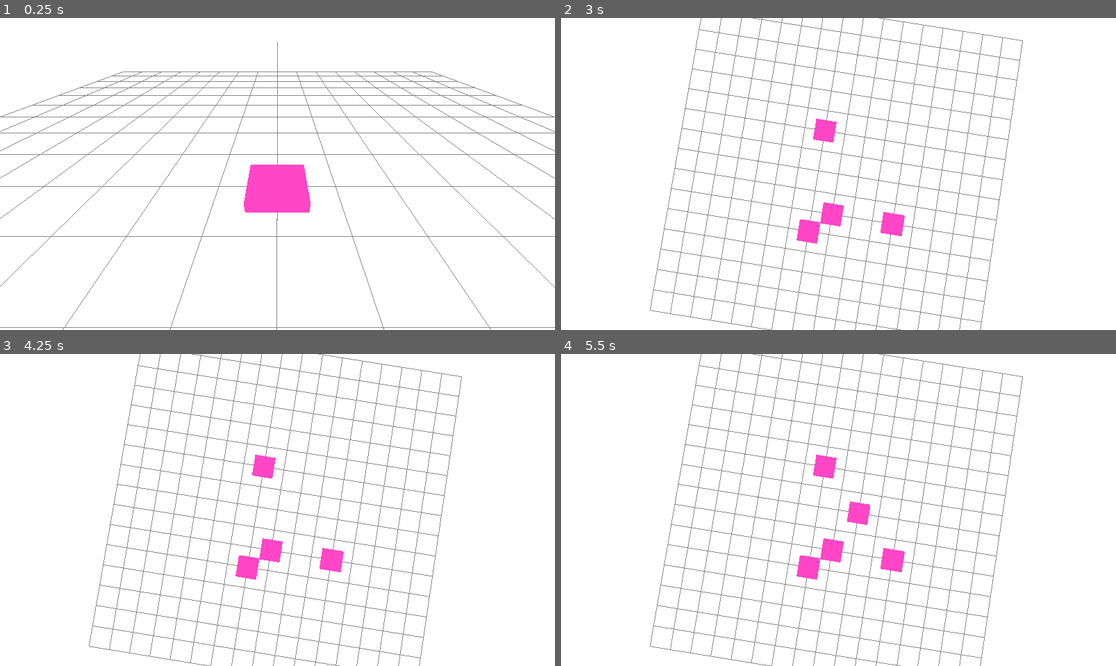
Above: before the commit, frames 1-4 (two rows, left to right).
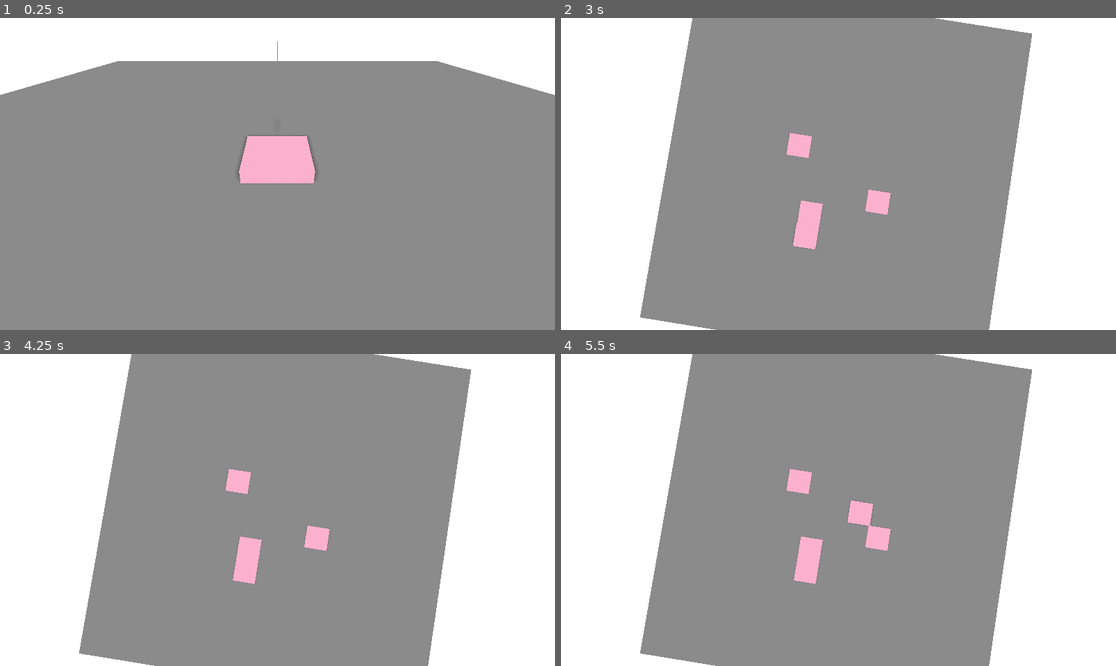
Above: after the commit, the same moments.

Repository: kotofeyy/cozy_lego_game
Game: Godot game, scene res://scenes/main.tscn
Same seed, same stepped clock (60 frames per second), same inputs: the game is played once before the commit and once after it.
Inputs (mouse positions are in pixels of both pictures, inside the frame that each line leads up to):
- Up to frame 1 (0.25 s): no input
- Up to frame 2 (3 s): tap Enter at 0.5, 2 s; move the mouse to (960, 158) at 0.52 s; press the mouse at (960, 158) at 0.53 s; tap Space at 1.25, 2.75 s; move the mouse to (727, 189) at 1.27 s; release the mouse at (727, 189) at 1.28 s; click (727, 189) at 1.35 s; move the mouse to (894, 105) at 2.02 s; hold Middle mouse button (mouse_middle_action) 2.03-2.78 s; click (894, 105) at 2.3 s; move the mouse to (810, 236) at 2.77 s; click (810, 236) at 2.85 s
- Up to frame 3 (4.25 s): tap Enter at 3.5 s; move the mouse to (444, 556) at 3.52 s; press the mouse at (444, 556) at 3.53 s
- Up to frame 4 (5.5 s): tap Space at 4.25 s; move the mouse to (672, 463) at 4.27 s; release the mouse at (672, 463) at 4.28 s; tap Middle mouse button (mouse_middle_action) at 4.35 s; click (672, 463) at 4.55 s; move the mouse to (866, 510) at 5.02 s; press the mouse at (866, 510) at 5.03 s

The runs differ from the first frame. In frame 1, 80% of the frame differs, in the area x 0-100%, y 13-100%; in frame 2, 58%; in frame 3, 58%; in frame 4, 58%.
Error after the commit: Invalid call. Nonexistent function 'has' in base 'Nil'. (res://code/installation_of_blocks.gd:28)

Commit message:
теперь плитка и кубы примагничиваются к полу. Нельзя ставить плитку на плитку

Diff:
--- a/code/installation_of_blocks.gd
+++ b/code/installation_of_blocks.gd
@@ -1,10 +1,10 @@
 extends Node3D
 
+@onready var tiles: StaticBody3D = $Tiles
 
 var build_delay = 0.11  # Пауза между блоками в секундах
 var build_timer = 0.0   # Текущий отсчет
 
-@onready var tiles: StaticBody3D = $Tiles
 
 
 func _ready() -> void:
@@ -12,10 +12,12 @@
 
 
 func _process(delta: float) -> void:
-	var pos = get_mouse_3d_pos()
+	var info = get_mouse_3d_pos()
+	var pos = info["pos"]
+	var type = info["type"]
+	print("type - ", type)
 	if pos:
-		# Сетка шагом 1.0 (размер куба)
-		tiles.global_position = pos.snapped(Vector3.ONE)
+		tiles.global_position = pos
 		tiles.visible = true
 	else:
 		tiles.visible = false
@@ -23,13 +25,13 @@
 		build_timer -= delta
 
 	if Input.is_action_pressed("mouse_action")and build_timer <= 0:
-		place_block()
-		build_timer = build_delay # Сбрасываем таймер
+		if not type.has("tiles"):
+			place_block()
+			build_timer = build_delay # Сбрасываем таймер
 
 
 func place_block() -> void:
 	var new_cube = tiles.duplicate()
-	new_cube.name = "Tiles"
 	add_child(new_cube)
 
 
@@ -39,7 +41,7 @@
 
 	# Начало и направление луча
 	var from = camera.project_ray_origin(mouse_pos)
-	var to = from + camera.project_ray_normal(mouse_pos) * 2000 # длина луча 1000м
+	var to = from + camera.project_ray_normal(mouse_pos) * 1000 # длина луча 1000м
 
 	# Параметры запроса к физике
 	var space_state = get_world_3d().direct_space_state
@@ -49,29 +51,33 @@
 
 	var result = space_state.intersect_ray(query)
 
-
+	var final_pos
+	var type
 	if result:
-		print("result - ", result.collider.name)
 
 		var hit_pos = result.position
 		var hit_normal = result.normal # Вектор грани (например, Vector3.UP)
 
 		# Высота вашего полублока (замените на реальную, если она не 0.5)
 		var block_height = 1
-		if result.collider.is_in_group("tiles"):
-			print("Это один из моих блоков!")
-			block_height = 0.2
+
+		var collider = result.collider
 
 		# Сдвигаем позицию на половину высоты ВДОЛЬ нормали
 		# Так блок всегда встанет ПОВЕРХ грани, а не внутрь
-		var final_pos = hit_pos + (hit_normal * Vector3.ONE)
+		var block_size = tiles.scale
+		final_pos = hit_pos + (hit_normal * block_size * 0.5)
 
 		# Применяем сетку (snapping)
 		# Если высота 0.5, то и шаг сетки по Y должен быть 0.5
 		final_pos.x = snapped(final_pos.x, 1.0)
 		final_pos.z = snapped(final_pos.z, 1.0)
-		final_pos.y = snapped(final_pos.y, 1.0)
+		final_pos.y = snapped(final_pos.y, block_size.y)
 
 		# Проверка на дубликат через словарь (как обсуждали раньше)
-		return hit_pos
-	return null
+
+		type = collider.get_groups()
+	return {
+		"pos": final_pos,
+		"type": type
+	}
--- a/scenes/installation_of_blocks.tscn
+++ b/scenes/installation_of_blocks.tscn
@@ -2,22 +2,23 @@
 
 [ext_resource type="Script" uid="uid://b470dfphpj4ds" path="res://code/installation_of_blocks.gd" id="1_saun3"]
 
-[sub_resource type="BoxShape3D" id="BoxShape3D_saun3"]
-
 [sub_resource type="BoxMesh" id="BoxMesh_saun3"]
 
 [sub_resource type="StandardMaterial3D" id="StandardMaterial3D_saun3"]
-albedo_color = Color(0.99999994, 0.27456066, 0.7795257, 1)
+albedo_color = Color(0.98490447, 0.6951629, 0.80758876, 1)
+
+[sub_resource type="BoxShape3D" id="BoxShape3D_j8c57"]
 
 [node name="InstallationOfBlocks" type="Node3D" unique_id=377349631]
-transform = Transform3D(1, 0, 0, 0, 0.2, 0, 0, 0, 1, 0, 0, 0)
 script = ExtResource("1_saun3")
 
-[node name="Tiles" type="StaticBody3D" parent="." unique_id=993313721 groups=["tiles"]]
+[node name="Tiles" type="StaticBody3D" parent="." unique_id=1166387570 groups=["tiles"]]
+transform = Transform3D(1, 0, 0, 0, 0.2, 0, 0, 0, 1, 0, 0, 0)
 
-[node name="CollisionShape3D" type="CollisionShape3D" parent="Tiles" unique_id=575299608]
-shape = SubResource("BoxShape3D_saun3")
-
-[node name="MeshInstance3D" type="MeshInstance3D" parent="Tiles" unique_id=29934719]
+[node name="MeshInstance3D" type="MeshInstance3D" parent="Tiles" unique_id=1191100176]
 mesh = SubResource("BoxMesh_saun3")
 surface_material_override/0 = SubResource("StandardMaterial3D_saun3")
+
+[node name="CollisionShape3D" type="CollisionShape3D" parent="Tiles" unique_id=1142612742]
+transform = Transform3D(1, 0, 0, 0, 0.2, 0, 0, 0, 1, 0, 0, 0)
+shape = SubResource("BoxShape3D_j8c57")
--- a/scenes/main.tscn
+++ b/scenes/main.tscn
@@ -10,12 +10,13 @@
 [sub_resource type="Environment" id="Environment_sugp2"]
 background_mode = 1
 background_color = Color(1, 1, 1, 1)
+ssao_enabled = true
 
 [sub_resource type="ImmediateMesh" id="ImmediateMesh_jyhfs"]
 
 [sub_resource type="BoxShape3D" id="BoxShape3D_sugp2"]
 
-[sub_resource type="PlaneMesh" id="PlaneMesh_sugp2"]
+[sub_resource type="BoxMesh" id="BoxMesh_jyhfs"]
 
 [node name="Main" type="Node3D" unique_id=504724357]
 script = ExtResource("1_0wfyh")
@@ -29,18 +30,18 @@
 environment = SubResource("Environment_sugp2")
 
 [node name="Grid" type="MeshInstance3D" parent="." unique_id=1379704654]
+visible = false
 mesh = SubResource("ImmediateMesh_jyhfs")
 script = ExtResource("3_sugp2")
 
 [node name="BaseFloor" type="StaticBody3D" parent="." unique_id=311128667]
 
 [node name="CollisionShape3D" type="CollisionShape3D" parent="BaseFloor" unique_id=467028243]
-transform = Transform3D(16, 0, 0, 0, 0.107, 0, 0, 0, 16, 0, 0, 0)
+transform = Transform3D(16, 0, 0, 0, 1, 0, 0, 0, 16, 0, 0, 0)
 shape = SubResource("BoxShape3D_sugp2")
 
-[node name="MeshInstance3D" type="MeshInstance3D" parent="." unique_id=1085463087]
-transform = Transform3D(7.5, 0, 0, 0, 7.5, 0, 0, 0, 7.5, 0, 0, 0)
-visible = false
-mesh = SubResource("PlaneMesh_sugp2")
+[node name="MeshInstance3D" type="MeshInstance3D" parent="BaseFloor" unique_id=1391922154]
+transform = Transform3D(16, 0, 0, 0, 1, 0, 0, 0, 16, 0, 0, 0)
+mesh = SubResource("BoxMesh_jyhfs")
 
 [node name="InstallationOfBlocks" parent="." unique_id=377349631 instance=ExtResource("4_jyhfs")]
